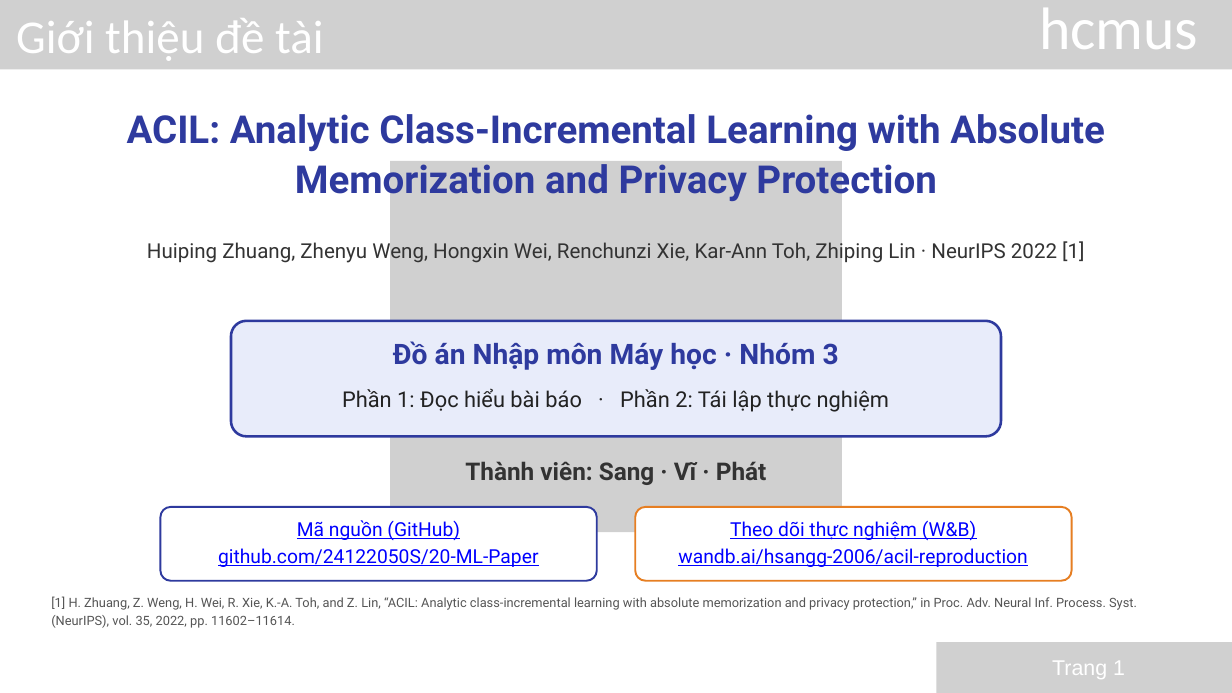
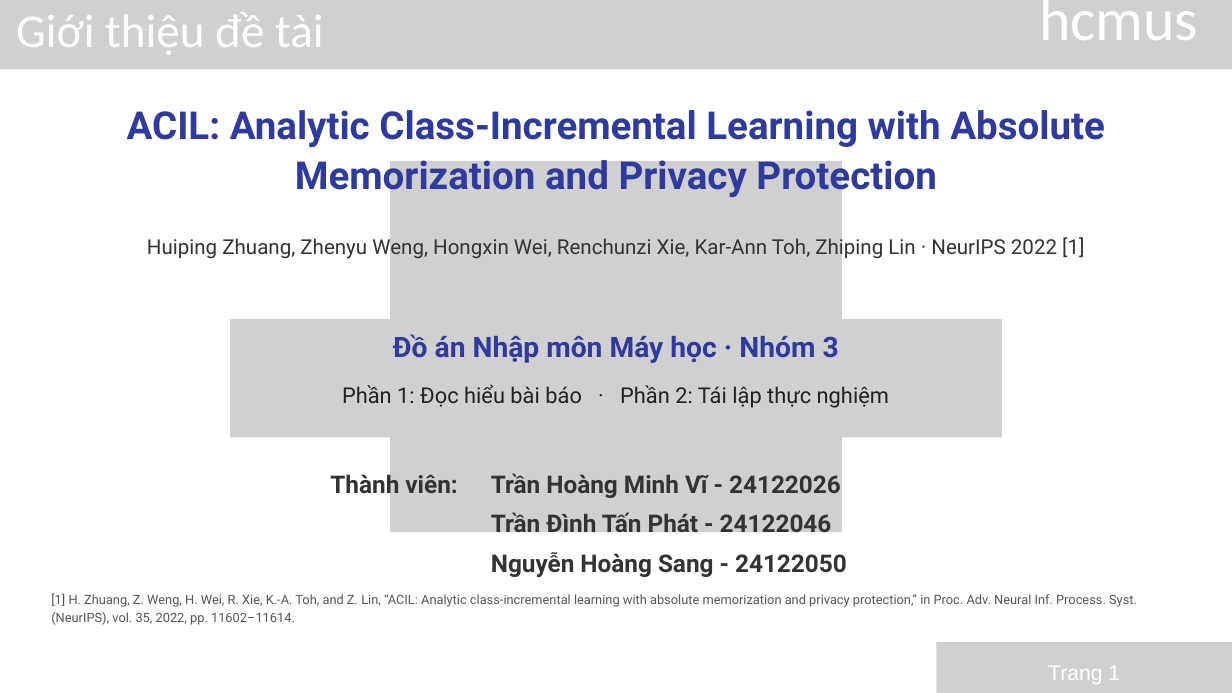
Before and after one commit to 24122050S/20-ML-Paper, a slide deck: slide 1 of slides/ACIL_Nhom3_GiuaKy.pptx. Drawn at 1232x693 pixels with LibreOffice and Linux fonts; fonts in the diff are those of the drawing; grey boxes stand for pictures. Boxes give left, top, right and bottom in pixels: in the first picture for what was removed or moved away, otherwise in the second. Text is boxed around its words. In the diff, an @@ line names an element or a change of style, - is before the commit and + after.

```diff
--- a/slides/ACIL_Nhom3_GiuaKy.pptx
+++ b/slides/ACIL_Nhom3_GiuaKy.pptx
@@ text "Giới thiệu đề tài" moved from (x1=16, y1=18, x2=324, y2=61) to (x1=16, y1=12, x2=324, y2=55) @@
@@ text "hcmus" moved from (x1=1039, y1=8, x2=1198, y2=49) to (x1=1039, y1=0, x2=1198, y2=40) @@
@@ text "ACIL: Analytic Class-Incremental Learning with ..." moved from (x1=127, y1=114, x2=1105, y2=203) to (x1=127, y1=110, x2=1105, y2=199) @@
@@ text "Huiping Zhuang, Zhenyu Weng, Hongxin ..." moved from (x1=147, y1=239, x2=1084, y2=264) to (x1=147, y1=235, x2=1084, y2=260) @@
@@ picture added at (x1=230, y1=319, x2=1002, y2=437) @@
@@ freeform shape removed at (x1=231, y1=321, x2=1001, y2=437) @@
@@ text "Đồ án Nhập môn Máy ..." moved from (x1=393, y1=341, x2=839, y2=370) to (x1=393, y1=334, x2=839, y2=363) @@
@@ text "Phần 1: Đọc hiểu bài ..." moved from (x1=342, y1=388, x2=889, y2=412) to (x1=342, y1=385, x2=889, y2=408) @@
@@ text at (x1=330, y1=471, x2=457, y2=499): text changed @@
-Thành viên: Sang · Vĩ · Phát
+Thành viên:
@@ text added at (x1=491, y1=473, x2=841, y2=498), 28.5 pt, text #333333, bold @@
+Trần Hoàng Minh Vĩ - 24122026
@@ freeform shape removed at (x1=160, y1=507, x2=596, y2=581) @@
@@ freeform shape removed at (x1=635, y1=507, x2=1071, y2=581) @@
@@ text removed at (x1=218, y1=520, x2=538, y2=567) @@
-Mã nguồn (GitHub)
-github.com/24122050S/20-ML-Paper
@@ text added at (x1=491, y1=512, x2=832, y2=538), 28.5 pt, text #333333, bold @@
+Trần Đình Tấn Phát - 24122046
@@ text removed at (x1=678, y1=520, x2=1028, y2=567) @@
-Theo dõi thực nghiệm (W&B)
-wandb.ai/hsangg-2006/acil-reproduction
@@ text added at (x1=491, y1=552, x2=847, y2=577), 28.5 pt, text #333333, bold @@
+Nguyễn Hoàng Sang - 24122050
@@ text "Trang 1" at (x1=1048, y1=666, x2=1120, y2=684): size 25 to 24.8 pt; line spacing 35pt to 34.6pt @@
```
Also in this commit, not shown: 35 other slides changed.
